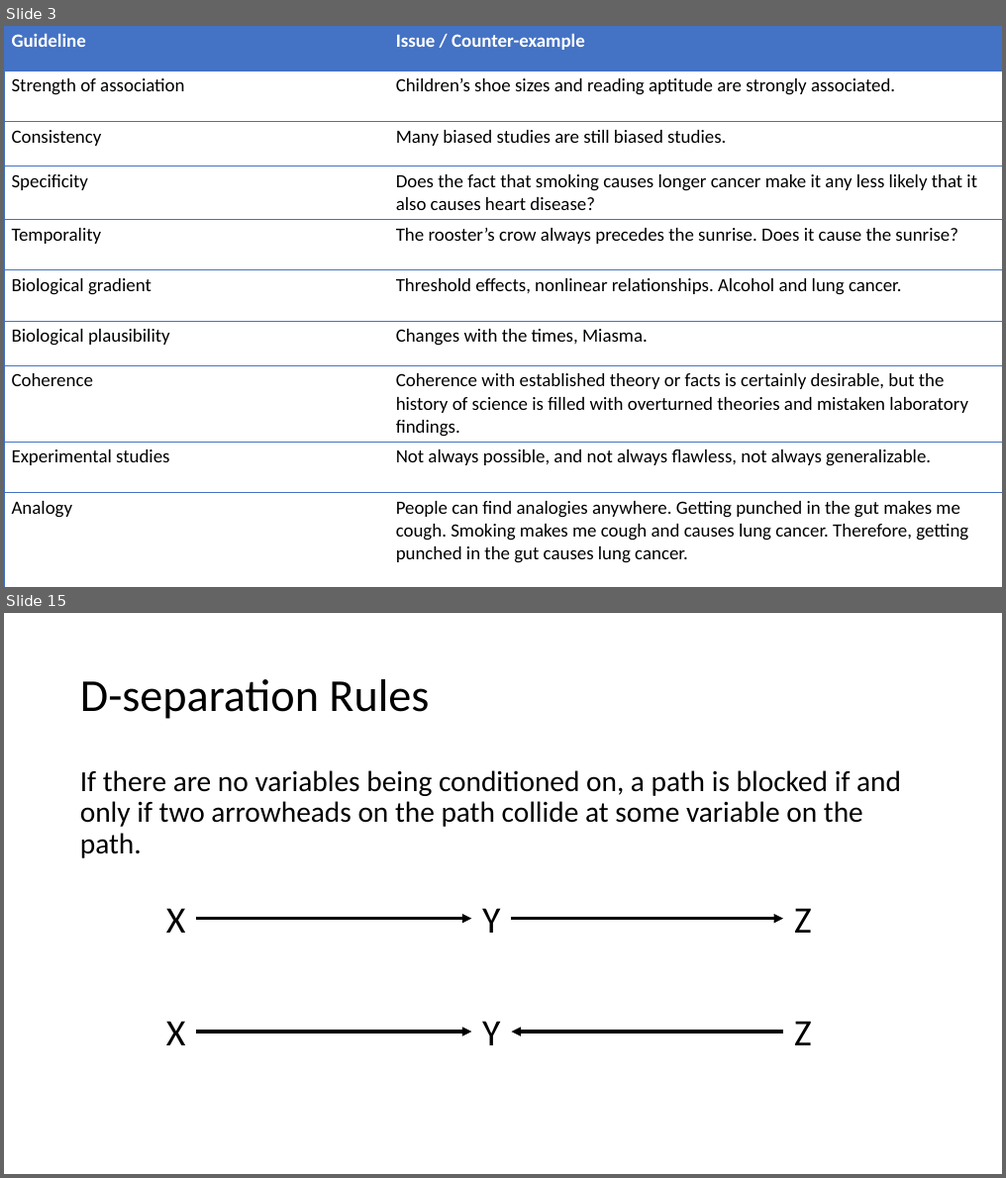
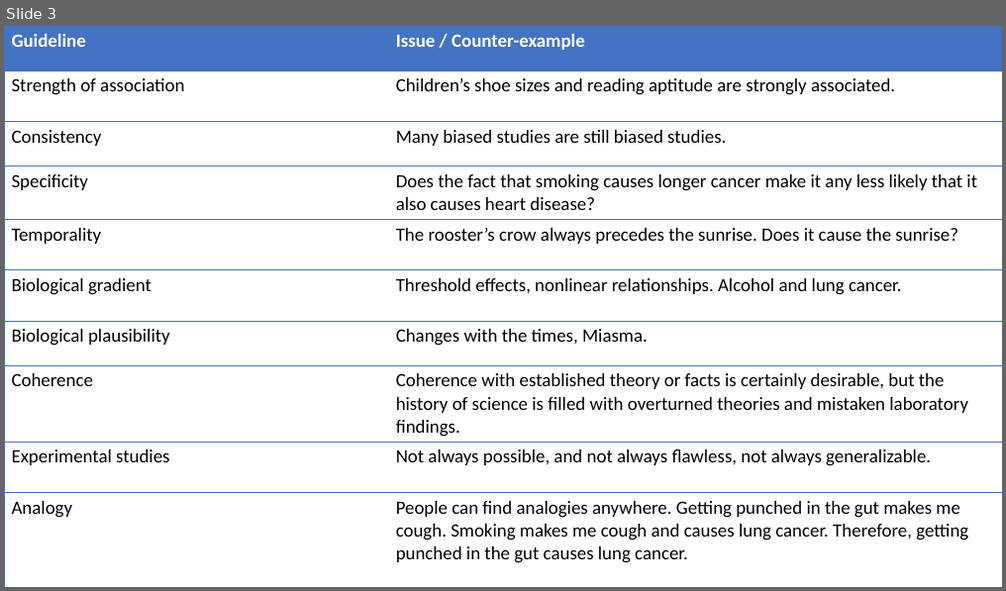
Before and after one commit to brad-cannell/r4epi, a slide deck: img/13_causal_inference/01_intro_causal_inference/introduction_to_causal_inference.pptx. Shown one above the other, each under a label of ours: slides 3 and 15 before the commit, slide 3 after it; the slides between them are not shown. The pictures are 1006x1178 and 1006x591 pixels, drawn with LibreOffice and Linux fonts; fonts in the diff are those of the drawing. Boxes give left, top, right and bottom in pixels: in the first picture for what was removed or moved away, otherwise in the second. Text is boxed around its words. In the diff, an @@ line names an element or a change of style, - is before the commit and + after.

```diff
--- a/img/13_causal_inference/01_intro_causal_inference/introduction_to_causal_inference.pptx
+++ b/img/13_causal_inference/01_intro_causal_inference/introduction_to_causal_inference.pptx
@@ slide 15 removed at [4,613,1002,1174], background #FFFFFF @@
@@ title removed at [80,679,429,719] @@
-D-separation Rules
@@ text removed at [80,770,901,859] @@
-If there are no variables being conditioned on, a path is blocked if and only if two arrowheads on the path collide at some variable on the path.
@@ text removed at [166,908,186,933] @@
-X
@@ text removed at [482,908,500,933] @@
-Y
@@ text removed at [794,908,812,933] @@
-Z
@@ arrow removed from (196, 919) to (472, 919) @@
@@ arrow removed from (512, 919) to (783, 919) @@
@@ text removed at [166,1021,186,1046] @@
-X
@@ text removed at [482,1021,500,1046] @@
-Y
@@ text removed at [794,1021,812,1046] @@
-Z
@@ arrow removed from (196, 1032) to (472, 1032) @@
@@ arrow removed from (783, 1032) to (512, 1032) @@
```
Also in this commit, not shown: 14 other slides removed, 30 other files.
